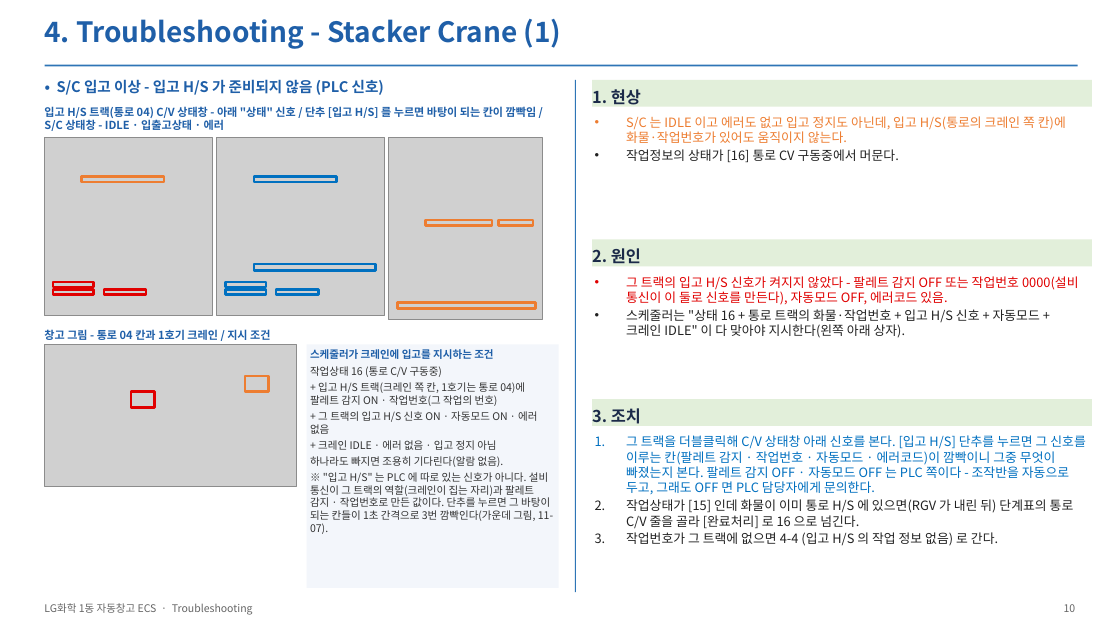
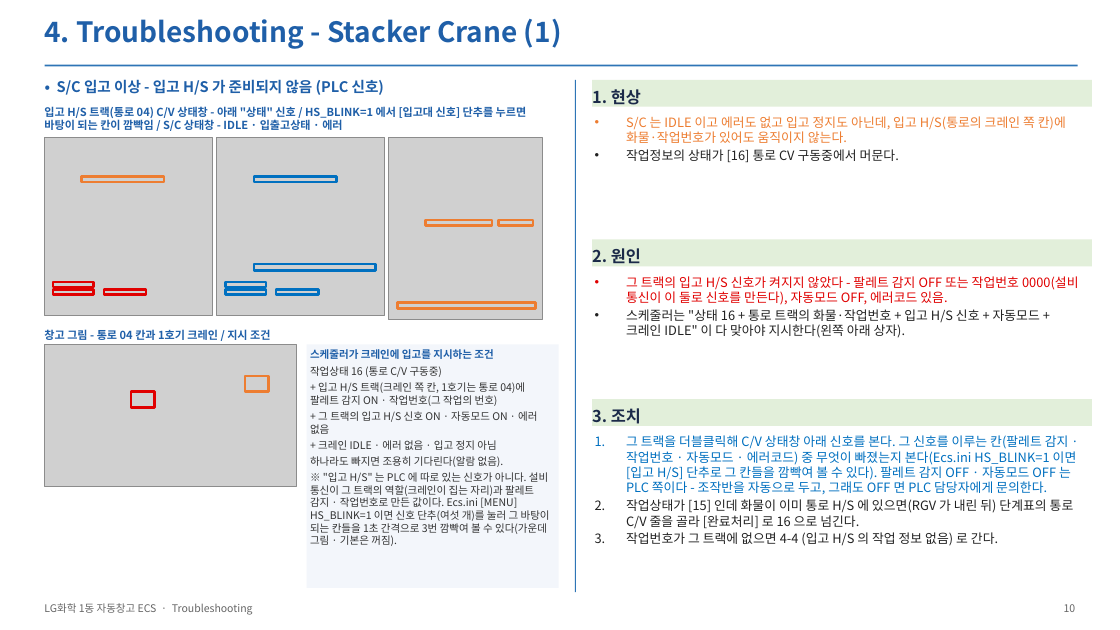
Before and after one commit to yeorijby-coder/LGLS_ALL, a slide deck: slide 10 of docs/산출물_20261110/05_ECS_Troubleshooting.pptx. Drawn at 1120x630 pixels with LibreOffice and Linux fonts; fonts in the diff are those of the drawing; grey boxes stand for pictures. Boxes give left, top, right and bottom in pixels: in the first picture for what was removed or moved away, otherwise in the second. Text is boxed around its words. In the diff, an @@ line names an element or a change of style, - is before the commit and + after.

```diff
--- a/docs/산출물_20261110/05_ECS_Troubleshooting.pptx
+++ b/docs/산출물_20261110/05_ECS_Troubleshooting.pptx
@@ text at [44, 106, 527, 131]: text changed @@
-입고 H/S 트랙(통로 04) C/V 상태창 - 아래 "상태" 신호 / 단추 [입고 H/S] 를 누르면 바탕이 되는 칸이 깜빡임 / S/C 상태창 - IDLE · 입출고상태 · 에러
+입고 H/S 트랙(통로 04) C/V 상태창 - 아래 "상태" 신호 / HS_BLINK=1 에서 [입고대 신호] 단추를 누르면 바탕이 되는 칸이 깜빡임 / S/C 상태창 - IDLE · 입출고상태 · 에러
@@ text at [626, 435, 1077, 494]: text changed @@
-1. 그 트랙을 더블클릭해 C/V 상태창 아래 신호를 본다. [입고 H/S] 단추를 누르면 그 신호를 이루는 칸(팔레트 감지 · 작업번호 · 자동모드 · 에러코드)이 깜빡이니 그중 무엇이 빠졌는지 본다. 팔레트 감지 OFF · 자동모드 OFF 는 PLC 쪽이다 - 조작반을 자동으로 두고, 그래도 OFF 면 PLC 담당자에게 문의한다.
+1. 그 트랙을 더블클릭해 C/V 상태창 아래 신호를 본다. 그 신호를 이루는 칸(팔레트 감지 · 작업번호 · 자동모드 · 에러코드) 중 무엇이 빠졌는지 본다(Ecs.ini HS_BLINK=1 이면 [입고 H/S] 단추로 그 칸들을 깜빡여 볼 수 있다). 팔레트 감지 OFF · 자동모드 OFF 는 PLC 쪽이다 - 조작반을 자동으로 두고, 그래도 OFF 면 PLC 담당자에게 문의한다.
@@ text in rectangle at [310, 472, 550, 546]: text changed @@
-※ "입고 H/S" 는 PLC 에 따로 있는 신호가 아니다. 설비 통신이 그 트랙의 역할(크레인이 집는 자리)과 팔레트 감지 · 작업번호로 만든 값이다. 단추를 누르면 그 바탕이 되는 칸들이 1초 간격으로 3번 깜빡인다(가운데 그림, 11-07).
+※ "입고 H/S" 는 PLC 에 따로 있는 신호가 아니다. 설비 통신이 그 트랙의 역할(크레인이 집는 자리)과 팔레트 감지 · 작업번호로 만든 값이다. Ecs.ini [MENU] HS_BLINK=1 이면 신호 단추(여섯 개)를 눌러 그 바탕이 되는 칸들을 1초 간격으로 3번 깜빡여 볼 수 있다(가운데 그림 · 기본은 꺼짐).
```
Also in this commit, not shown: 2 other slides changed, 17 other files.
